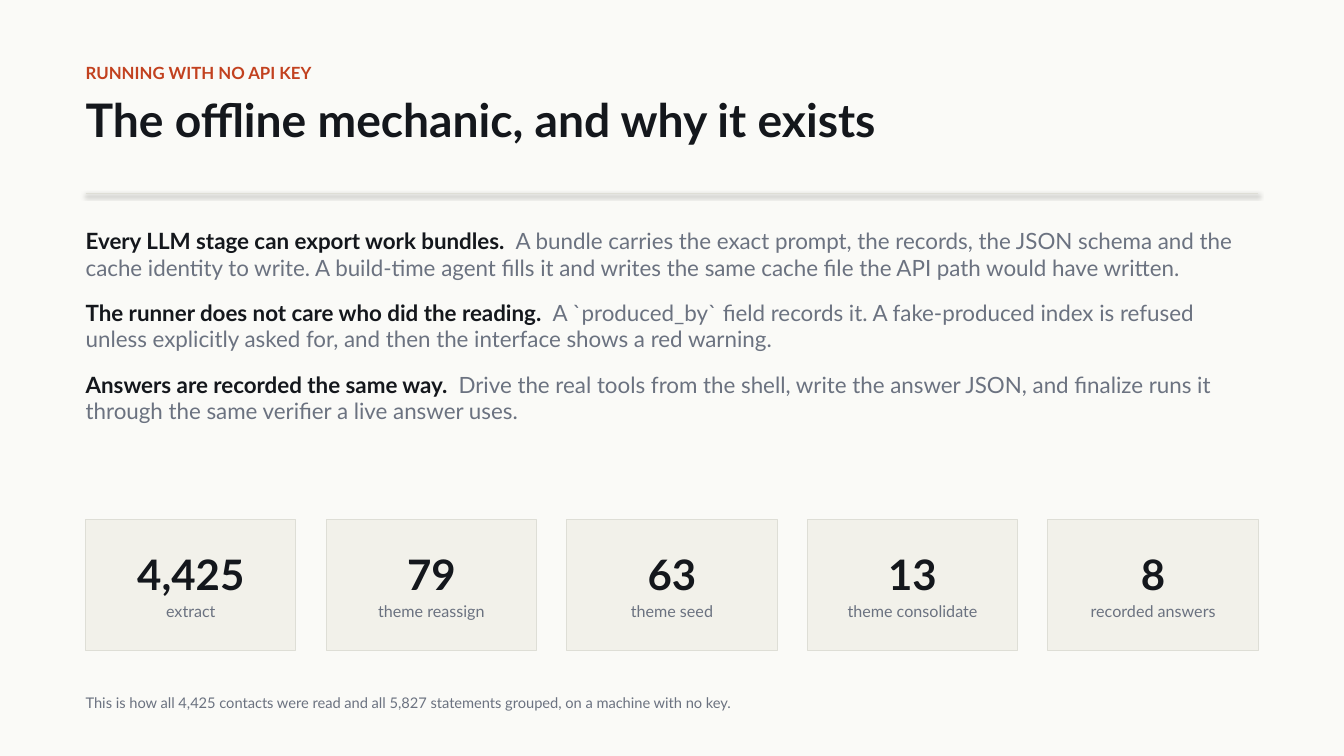
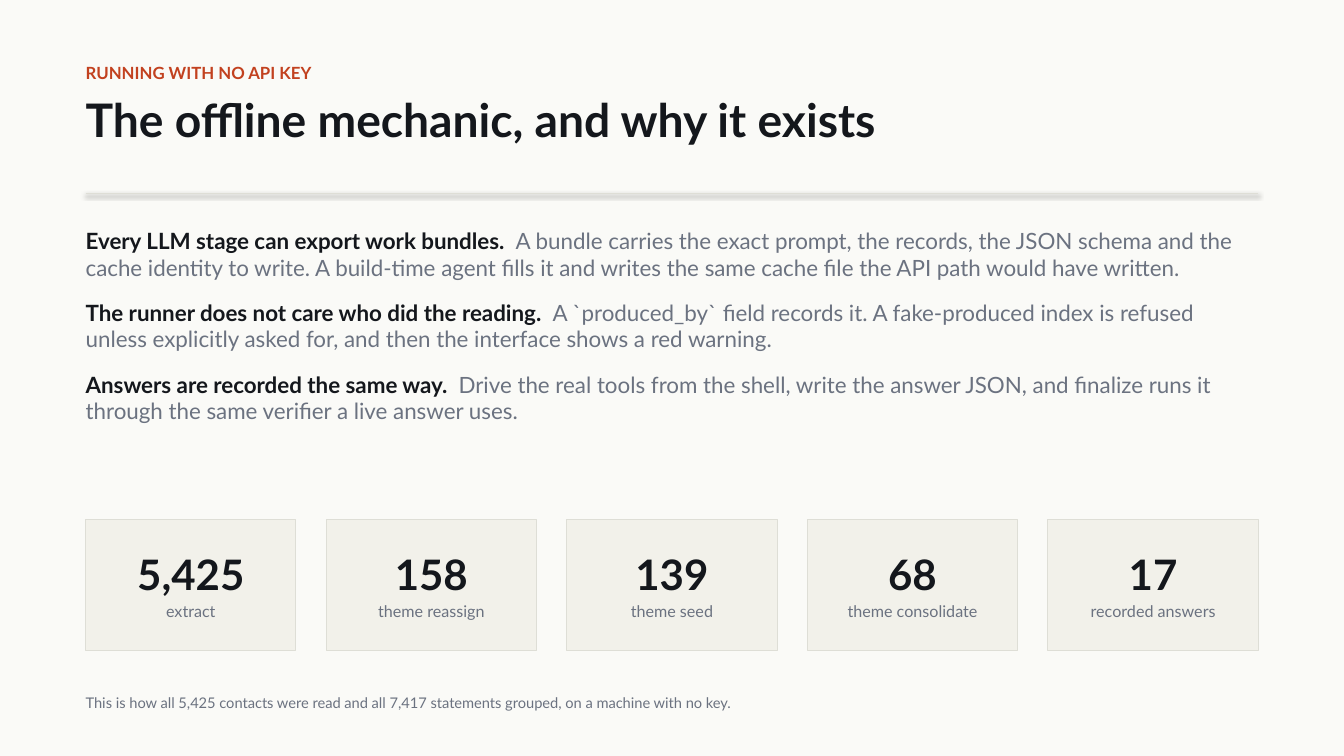
Before and after one commit to Gread/voc_hackathon, a slide deck: slide 6 of docs/voc_architecture_deck.pptx. Drawn at 1344x756 pixels with LibreOffice and Linux fonts; fonts in the diff are those of the drawing. Boxes give left, top, right and bottom in pixels: in the first picture for what was removed or moved away, otherwise in the second. Text is boxed around its words. In the diff, an @@ line names an element or a change of style, - is before the commit and + after.

```diff
--- a/docs/voc_architecture_deck.pptx
+++ b/docs/voc_architecture_deck.pptx
@@ text in rectangle at box(137, 559, 244, 596): text changed @@
-4,425
+5,425
@@ text in rectangle at box(395, 559, 468, 591): text changed @@
-79
+158
@@ text in rectangle at box(635, 559, 708, 591): text changed @@
-63
+139
@@ text in rectangle at box(888, 559, 937, 591): text changed @@
-13
+68
@@ text in rectangle at box(1129, 559, 1178, 590): text changed @@
-8
+17
@@ text at box(86, 697, 731, 711): text changed @@
-This is how all 4,425 contacts were read and all 5,827 statements grouped, on a machine with no key.
+This is how all 5,425 contacts were read and all 7,417 statements grouped, on a machine with no key.
```
Also in this commit, not shown: 2 other slides changed, 5 other files.
